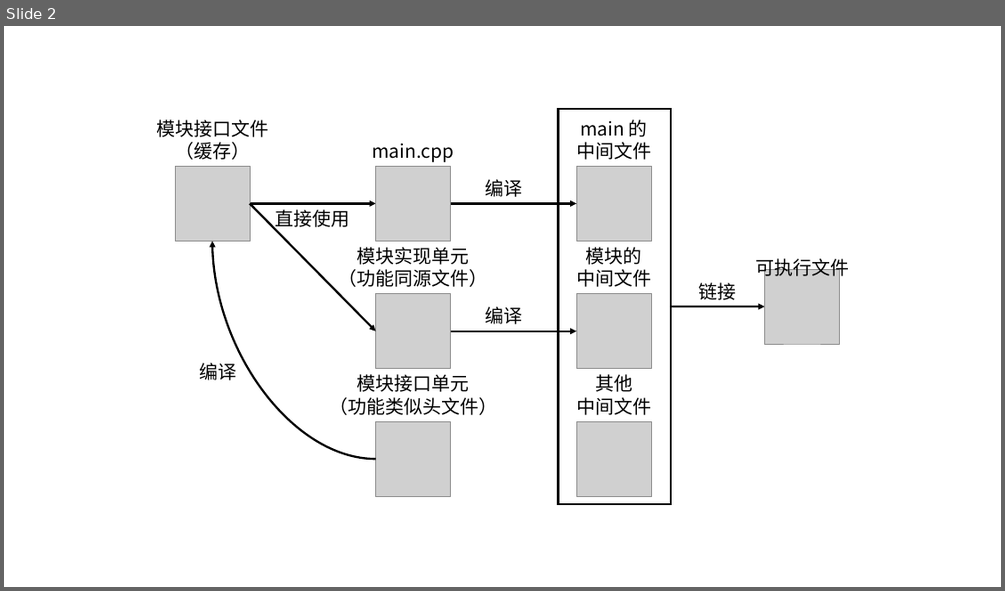
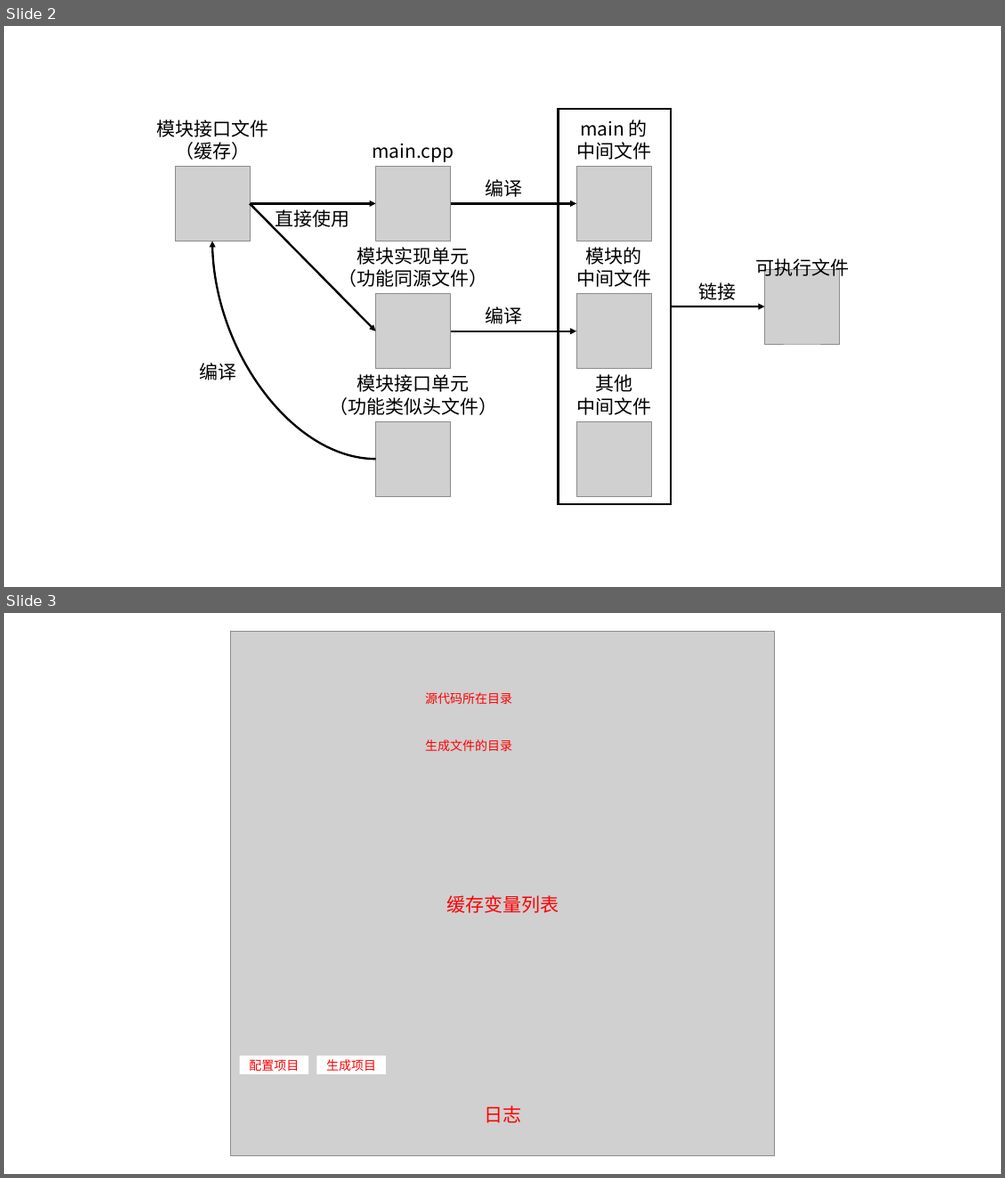
Before and after one commit to UnnamedOrange/Shangshou-CMake, a slide deck: book/assets/figure-source.pptx. Shown one above the other, each under a label of ours: slide 2 before the commit, slides 2 and 3 after it. The pictures are 1005x591 and 1005x1178 pixels, drawn with LibreOffice and Linux fonts; fonts in the diff are those of the drawing; grey boxes stand for pictures. Boxes give left, top, right and bottom in pixels: in the first picture for what was removed or moved away, otherwise in the second. Text is boxed around its words. In the diff, an @@ line names an element or a change of style, - is before the commit and + after.

```diff
--- a/book/assets/figure-source.pptx
+++ b/book/assets/figure-source.pptx
@@ slide 3 added at (4, 613, 1001, 1174), background #FFFFFF @@
@@ group added at (231, 631, 775, 1156): 4 texts, 2 rectangles, 1 picture @@
+配置项目
+生成项目
+源代码所在目录
+生成文件的目录
+缓存变量列表
+日志
```
Also in this commit, not shown: 3 other files.
